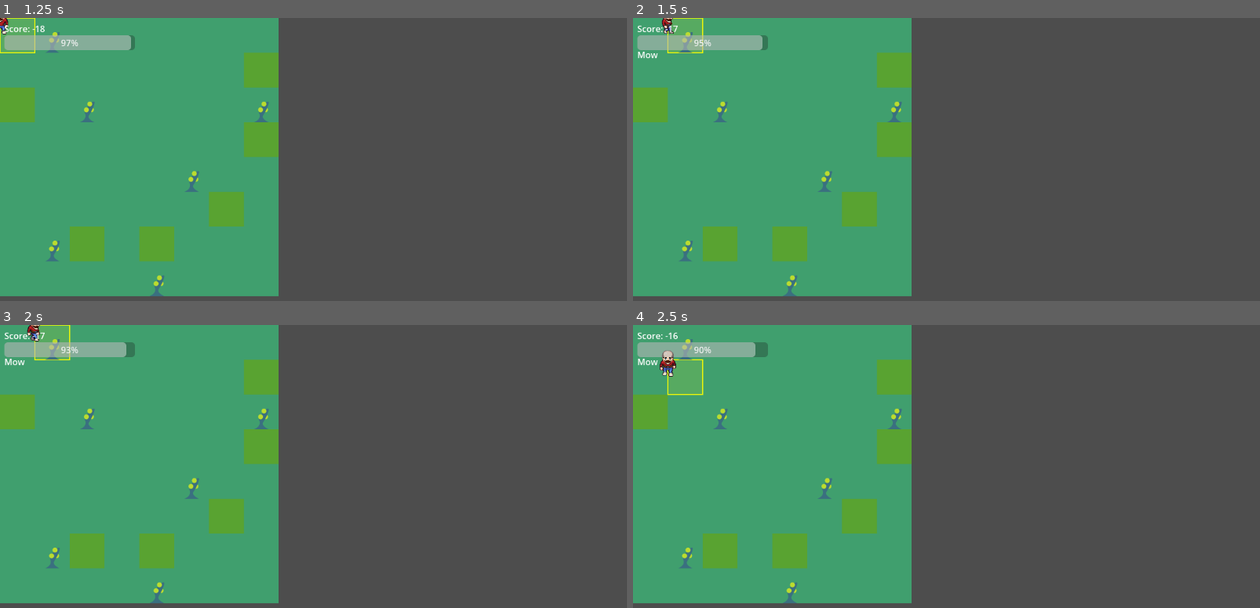
Above: before the commit, frames 1-4 (two rows, left to right).
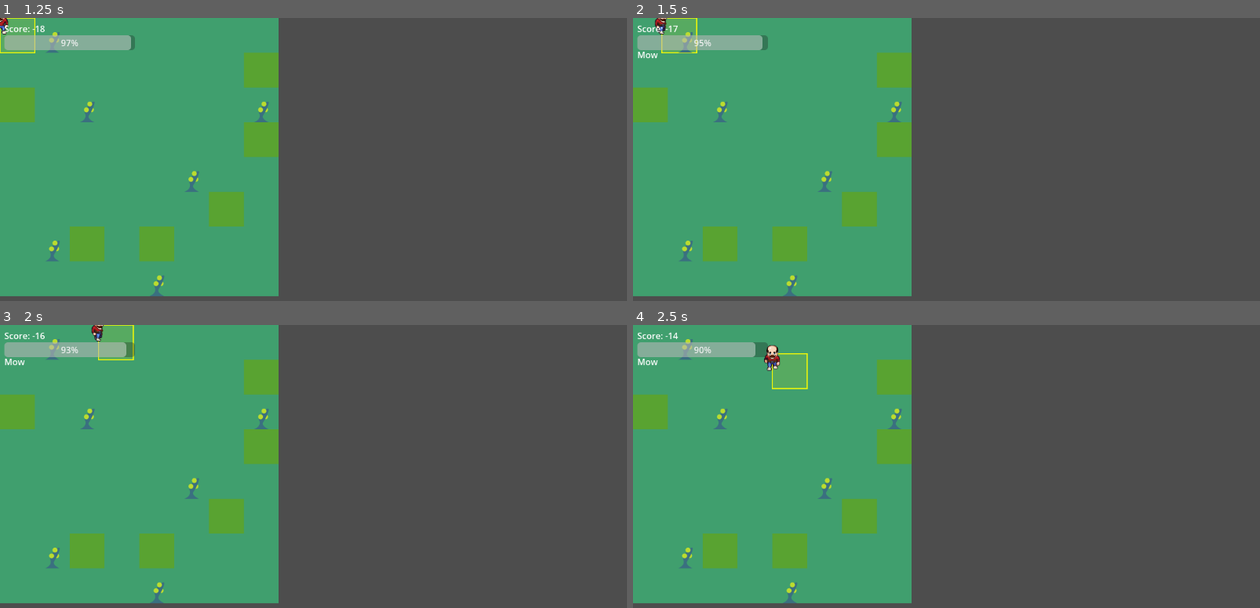
Above: after the commit, the same moments.

Repository: mcelroyian/lawndemonium
Game: Godot game, scene res://scenes/StartScreen.tscn
Same seed, same stepped clock (60 frames per second), same inputs: the game is played once before the commit and once after it.
Inputs:
- Up to frame 1 (1.25 s): click "Start" at 0.5 s
- Up to frame 2 (1.5 s): tap Enter at 1.25 s; hold D (move_right) from 1.28 s (still down); hold Space (action) from 1.28 s (still down)
- Up to frame 3 (2 s): keep holding D (move_right); keep holding Space (action)
- Up to frame 4 (2.5 s): release D (move_right) at 2.03 s; release Space (action) at 2.03 s; hold S (move_down) from 2.03 s (still down); tap Space (action) at 2.1 s

Frame 1 is identical in both runs. In frame 2, 0.2% of the frame differs, in the area x 3-12%, y 0-13%; in frame 3, 0.4%; in frame 4, 0.6%, in the area x 4-28%, y 2-25%.

Commit message:
Update player movement logic: implement tweening for smoother transitions and enhance input handling

Diff:
--- a/scenes/Main.tscn
+++ b/scenes/Main.tscn
@@ -4316,8 +4316,8 @@
 [node name="LPCAnimatedSprite2D" type="AnimatedSprite2D" parent="Cursor"]
 z_index = 20
 sprite_frames = SubResource("SpriteFrames_q8u5g")
-animation = &"walk_east"
-frame_progress = 0.178959
+animation = &"spellcast_south"
+frame_progress = 0.551664
 script = ExtResource("5_nxtc6")
 spritesheets_path = "res://assets"
 animation_data = SubResource("Resource_lhr70")
--- a/scripts/Player.gd
+++ b/scripts/Player.gd
@@ -11,6 +11,11 @@
 
 @onready var anim: LPCAnimatedSprite2D = $LPCAnimatedSprite2D
 
+# Tweened movement config
+var moving: bool = false
+@export var step_time: float = 0.24
+var _move_tween: Tween
+
 func _ready() -> void:
     _sync_position()
     queue_redraw()
@@ -21,13 +26,13 @@
 
 func _unhandled_input(event: InputEvent) -> void:
     if event.is_action_pressed("move_up"):
-        move_cursor(Vector2i(0, -1))
+        _try_start_step(Vector2i(0, -1))
     elif event.is_action_pressed("move_down"):
-        move_cursor(Vector2i(0, 1))
+        _try_start_step(Vector2i(0, 1))
     elif event.is_action_pressed("move_left"):
-        move_cursor(Vector2i(-1, 0))
+        _try_start_step(Vector2i(-1, 0))
     elif event.is_action_pressed("move_right"):
-        move_cursor(Vector2i(1, 0))
+        _try_start_step(Vector2i(1, 0))
     elif event.is_action_pressed("action"):
         emit_signal("performed_action", cursor, current_action)
     elif event.is_action_pressed("toggle_action"):
@@ -36,16 +41,37 @@
         if current_action == "mow":
             emit_signal("performed_action", cursor, current_action)
 
-func move_cursor(delta: Vector2i) -> void:
+func _try_start_step(delta: Vector2i) -> void:
+    if moving:
+        return
     var nx: int = clamp(cursor.x + delta.x, 0, grid_size.x - 1)
     var ny: int = clamp(cursor.y + delta.y, 0, grid_size.y - 1)
-    cursor = Vector2i(nx, ny)
-    _sync_position()
+    var target: Vector2i = Vector2i(nx, ny)
+    if target == cursor:
+        # Face the attempted direction but don't move
+        var dir := _vec_to_dir(delta)
+        if dir != "":
+            facing_dir = dir
+            _update_idle_animation()
+        return
+
+    # Update logical cursor immediately; tween the visual position
+    var dir2 := _vec_to_dir(delta)
+    if dir2 != "":
+        facing_dir = dir2
+    var from_pos := position
+    cursor = target
+    var to_pos := Vector2(cursor.x * tile, cursor.y * tile)
     queue_redraw()
-    _update_walk_animation(delta)
-    # Auto-act when in mow mode so movement mows without pressing Space
-    if current_action == "mow":
-        emit_signal("performed_action", cursor, current_action)
+
+    moving = true
+    _play_walk_animation()
+
+    if _move_tween and _move_tween.is_running():
+        _move_tween.kill()
+    _move_tween = create_tween().set_trans(Tween.TRANS_LINEAR).set_ease(Tween.EASE_IN_OUT)
+    _move_tween.tween_property(self, "position", to_pos, step_time)
+    _move_tween.finished.connect(_on_step_finished)
 
 func _draw() -> void:
     var size := Vector2(tile, tile)
@@ -60,32 +86,34 @@
     queue_redraw()
 
 func _process(_delta: float) -> void:
-    var v := Vector2i(0, 0)
-    if Input.is_action_pressed("move_left"):
-        v.x -= 1
-    if Input.is_action_pressed("move_right"):
-        v.x += 1
-    if Input.is_action_pressed("move_up"):
-        v.y -= 1
-    if Input.is_action_pressed("move_down"):
-        v.y += 1
+    if moving:
+        return
+    # If stationary, face held direction; otherwise idle
+    var v := _read_input_vector()
     if v == Vector2i.ZERO:
         _update_idle_animation()
     else:
-        _update_walk_animation(v)
+        var dir := _vec_to_dir(v)
+        if dir != "":
+            facing_dir = dir
+            _update_idle_animation()
 
-func _update_walk_animation(v: Vector2i) -> void:
+func _play_walk_animation() -> void:
     if not anim:
         return
-    var dir := _vec_to_dir(v)
-    if dir != "":
-        facing_dir = dir
-        anim.play("walk_" + dir)
+    var name := "walk_" + facing_dir
+    if anim.animation != name:
+        anim.play(name)
+    # One loop per step
+    anim.speed_scale = 1.0 / max(step_time, 0.01)
 
 func _update_idle_animation() -> void:
     if not anim:
         return
-    anim.play("idle_" + facing_dir)
+    var name := "idle_" + facing_dir
+    if anim.animation != name:
+        anim.play(name)
+    anim.speed_scale = 1.0
 
 func _vec_to_dir(v: Vector2i) -> String:
     if abs(v.x) >= abs(v.y):
@@ -99,3 +127,33 @@
     elif v.y < 0:
         return "north"
     return ""
+
+func _read_input_vector() -> Vector2i:
+    var v := Vector2i.ZERO
+    if Input.is_action_pressed("move_left"):
+        v.x -= 1
+    if Input.is_action_pressed("move_right"):
+        v.x += 1
+    if Input.is_action_pressed("move_up"):
+        v.y -= 1
+    if Input.is_action_pressed("move_down"):
+        v.y += 1
+    return v
+
+func _on_step_finished() -> void:
+    moving = false
+    _update_idle_animation()
+    # Auto-act when arriving on a tile in mow mode
+    if current_action == "mow":
+        emit_signal("performed_action", cursor, current_action)
+    # If a direction is still held, chain the next step
+    var v := _read_input_vector()
+    if v != Vector2i.ZERO:
+        _try_start_step(_dominant_axis(v))
+
+func _dominant_axis(v: Vector2i) -> Vector2i:
+    # Collapse to a single axis step based on dominant component
+    if abs(v.x) >= abs(v.y):
+        return Vector2i(signi(v.x), 0)
+    else:
+        return Vector2i(0, signi(v.y))
